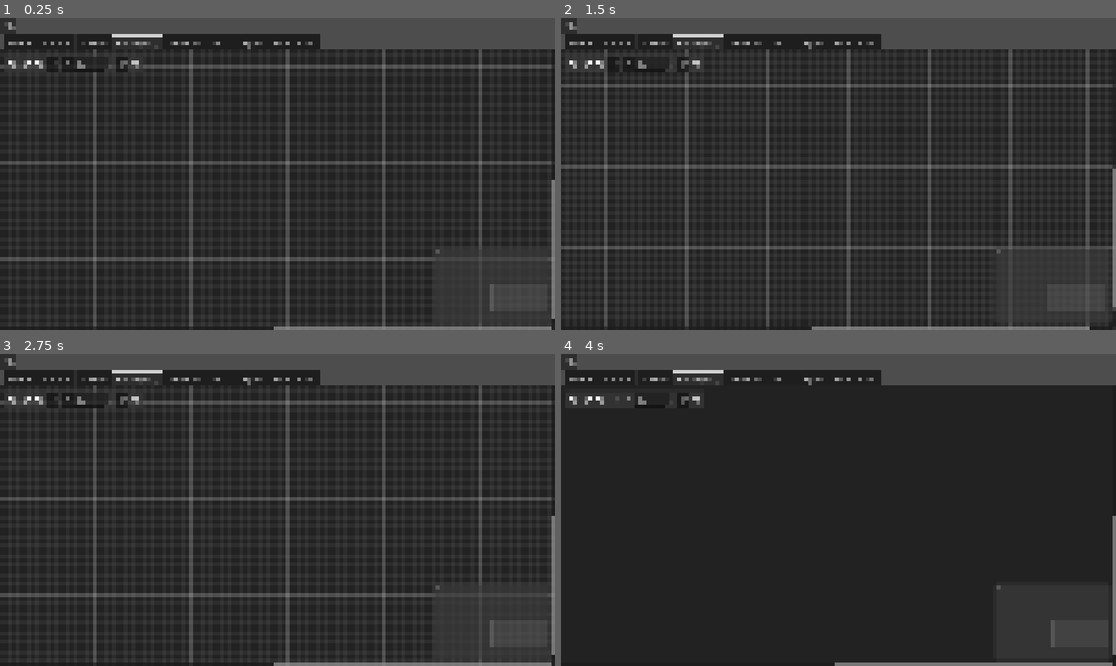
Above: before the commit, frames 1-4 (two rows, left to right).
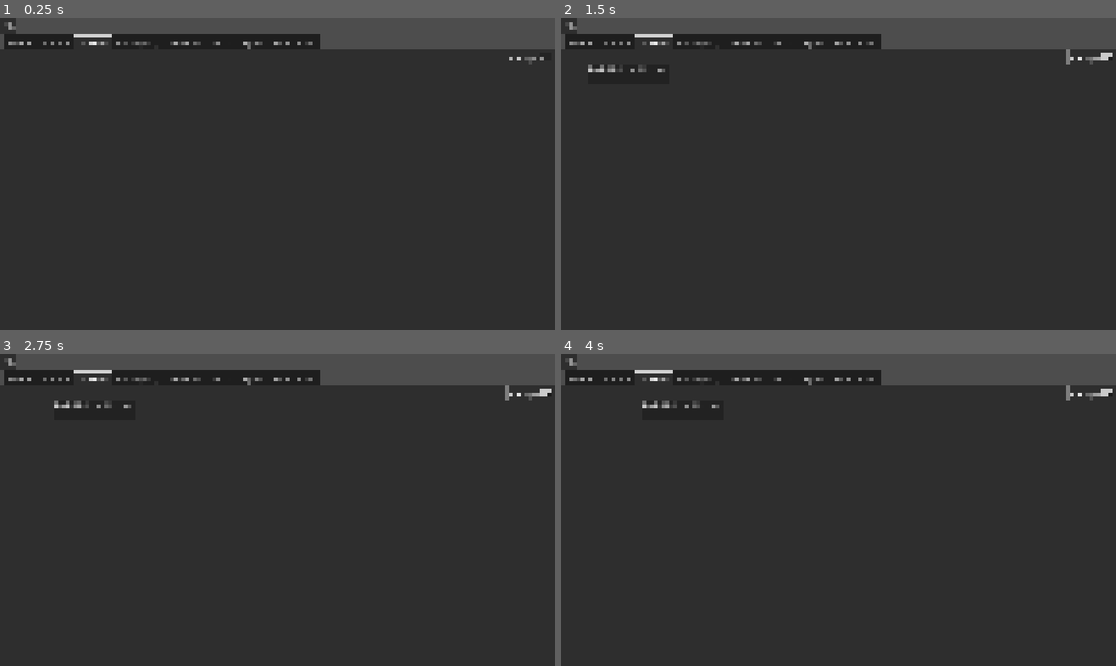
Above: after the commit, the same moments.

Repository: Zondartul/LazyCompGUI
Game: Godot game, scene res://res/ui/main.tscn
Same seed, same stepped clock (60 frames per second), same inputs: the game is played once before the commit and once after it.
Inputs (mouse positions are in pixels of both pictures, inside the frame that each line leads up to):
- Up to frame 1 (0.25 s): no input
- Up to frame 2 (1.5 s): click (1093, 58) at 0.5 s, where only the run after the commit has a clickable "tooltip"; click (572, 61) at 1.27 s
- Up to frame 3 (2.75 s): click (38, 397) at 2.02 s
- Up to frame 4 (4 s): click (616, 397) at 2.77 s; click (627, 397) at 3.52 s

The runs differ from the first frame. In frame 1, 7.5% of the frame differs, in the area x 0-100%, y 5-100%; in frame 2, 9.1%; in frame 3, 7.7%; in frame 4, 1.6%.

Commit message:
better AST, token tooltip

Diff:
--- a/project.godot
+++ b/project.godot
@@ -19,6 +19,7 @@
 
 type_FileHandle="*res://res/logic/file_handle.gd"
 G="*res://res/logic/globals.gd"
+TokenUtils="*res://res/logic/token_utils.gd"
 
 [rendering]
 
--- /dev/null
+++ b/res/logic/token_utils.gd
@@ -0,0 +1,47 @@
+extends Node
+
+
+# Called when the node enters the scene tree for the first time.
+#func _ready() -> void:
+#	pass # Replace with function body.
+
+
+# Called every frame. 'delta' is the elapsed time since the previous frame.
+#func _process(delta: float) -> void:
+#	pass
+
+static func decompress_tok_pos(pos_idx, dict:Dictionary):
+	var pos = dict.positions[pos_idx];
+	var res = {"char_idx":pos.p,
+		"col":pos.c,
+		"line":pos.l,
+		"filename":dict.filenames[pos.f]};
+	return res;
+
+static func decompress_token(tok:Dictionary, dict:Dictionary):
+	var res = tok.duplicate();
+	res.pos1 = decompress_tok_pos(tok.pos1, dict);
+	res.pos2 = decompress_tok_pos(tok.pos2, dict);
+	return res;
+
+static func get_source_text(source_text:String, pos1:Dictionary, pos2:Dictionary, margin=null) -> Array:
+	if((pos1.char_idx == -1) or (pos2.char_idx == -1)): return ["(no src)"];
+	var i1 = pos1.char_idx+1; # warning: correcting the bork bork
+	var i2 = pos2.char_idx+1;
+	assert((i1 != null) and (i2 != null))
+	if(source_text is String and source_text.length()):
+		if(margin == null):
+			return [source_text.substr(i1, i2-i1)];
+		else:
+			var chm1 = max(i1-margin,0);
+			var chm1_s = max(i1,0)-chm1;
+			var S_margin1 = source_text.substr(chm1, chm1_s);
+			var p1 = max(i1,0);
+			var p2 = max(i2,0);
+			var p1_s = p2-p1;
+			var S_src = source_text.substr(p1,p1_s);
+			var chm2 = p2;
+			var chm2_s = margin;
+			var S_margin2 = source_text.substr(chm2, chm2_s);
+			return [S_margin1, S_src, S_margin2];
+	return ["(no src)"];
--- a/res/ui/editor.gd
+++ b/res/ui/editor.gd
@@ -2,6 +2,7 @@
 
 const scene_file_panel = preload("res://res/ui/editor_file_panel.tscn")
 @onready var tabs = $V/tabs
+signal source_text_changed(text);
 
 var files = [];
 
@@ -28,3 +29,7 @@
 	_add_file_tab(file);
 	files.append(file);
 	file.panel.reload();
+	# signal source text
+	var S = file.fd.get_as_text();
+	assert(S is String)
+	source_text_changed.emit(S);
--- a/res/ui/main.gd
+++ b/res/ui/main.gd
@@ -36,9 +36,11 @@
 	main_menu.file_open.connect(file_manager._open_file);
 	main_menu.file_new.connect(file_manager._new_file);
 	file_manager.extension_dispatch.connect(_on_extension_dispatch);
+	view_editor.source_text_changed.connect(view_tokens._on_src_changed);
+	view_editor.source_text_changed.connect(view_parse._on_src_changed);
+
 
 	view_editor._on_file_new(file_manager._new_file());
-
 	pass # Replace with function body.
 
 
--- a/res/ui/main.tscn
+++ b/res/ui/main.tscn
@@ -57,7 +57,7 @@
 [node name="TabContainer" type="TabContainer" parent="V"]
 layout_mode = 2
 size_flags_vertical = 3
-current_tab = 3
+current_tab = 2
 
 [node name="Editor" type="Control" parent="V/TabContainer"]
 visible = false
@@ -83,12 +83,11 @@
 metadata/_tab_index = 1
 
 [node name="Tokens" type="Control" parent="V/TabContainer"]
-visible = false
 layout_mode = 2
 script = ExtResource("4_ulho1")
 metadata/_tab_index = 2
 
-[node name="Text" type="RichTextLabel" parent="V/TabContainer/Tokens"]
+[node name="H" type="HBoxContainer" parent="V/TabContainer/Tokens"]
 layout_mode = 1
 anchors_preset = 15
 anchor_right = 1.0
@@ -96,7 +95,31 @@
 grow_horizontal = 2
 grow_vertical = 2
 
+[node name="Text" type="RichTextLabel" parent="V/TabContainer/Tokens/H"]
+layout_mode = 2
+size_flags_horizontal = 3
+
+[node name="V" type="VBoxContainer" parent="V/TabContainer/Tokens/H"]
+layout_mode = 2
+
+[node name="cb_tooltip" type="CheckButton" parent="V/TabContainer/Tokens/H/V"]
+layout_mode = 2
+text = "tooltip"
+
+[node name="p_tooltip" type="PanelContainer" parent="V/TabContainer/Tokens"]
+visible = false
+layout_mode = 0
+offset_right = 40.0
+offset_bottom = 40.0
+
+[node name="lbl" type="RichTextLabel" parent="V/TabContainer/Tokens/p_tooltip"]
+layout_mode = 2
+text = "Blah blah tooltip text"
+fit_content = true
+autowrap_mode = 0
+
 [node name="Parse (AST)" type="Control" parent="V/TabContainer"]
+visible = false
 layout_mode = 2
 script = ExtResource("5_ban5p")
 metadata/_tab_index = 3
@@ -108,7 +131,7 @@
 anchor_bottom = 1.0
 grow_horizontal = 2
 grow_vertical = 2
-scroll_offset = Vector2(0, -31)
+scroll_offset = Vector2(0, -66)
 
 [node name="Semantic" type="Control" parent="V/TabContainer"]
 visible = false
@@ -143,4 +166,4 @@
 [node name="file_manager" type="Node" parent="logic"]
 script = ExtResource("5_1f27c")
 
-[connection signal="meta_hover_started" from="V/TabContainer/Tokens/Text" to="V/TabContainer/Tokens" method="_on_text_meta_hover_started"]
+[connection signal="meta_hover_started" from="V/TabContainer/Tokens/H/Text" to="V/TabContainer/Tokens" method="_on_text_meta_hover_started"]
--- /dev/null
+++ b/res/ui/node_ast_graph.tscn
@@ -0,0 +1,30 @@
+[gd_scene format=3 uid="uid://cryslhgyiu0nd"]
+
+[node name="GraphNode" type="GraphNode"]
+offset_right = 36.0
+offset_bottom = 55.0
+slot/0/left_enabled = false
+slot/0/left_type = 0
+slot/0/left_color = Color(1, 1, 1, 1)
+slot/0/left_icon = null
+slot/0/right_enabled = false
+slot/0/right_type = 0
+slot/0/right_color = Color(1, 1, 1, 1)
+slot/0/right_icon = null
+slot/0/draw_stylebox = true
+
+[node name="PanelContainer" type="PanelContainer" parent="."]
+layout_mode = 2
+
+[node name="H" type="HBoxContainer" parent="PanelContainer"]
+layout_mode = 2
+size_flags_vertical = 3
+
+[node name="rtl_src" type="RichTextLabel" parent="PanelContainer/H"]
+layout_mode = 2
+fit_content = true
+autowrap_mode = 0
+
+[node name="btn_children" type="Button" parent="PanelContainer/H"]
+layout_mode = 2
+text = ">"
--- a/res/ui/parse.gd
+++ b/res/ui/parse.gd
@@ -4,7 +4,9 @@
 
 var nodeinfos = {};
 var ni_root;
-const ch_step = Vector2(0,80);
+const ch_step = Vector2(0,120);
+const scene_node_ast_graph = preload("res://res/ui/node_ast_graph.tscn")
+var source_text;
 
 class NodeInfo:
 	var tok:Dictionary;
@@ -17,8 +19,14 @@
 	OS.low_processor_usage_mode = true;
 	#Graph.node_selected.connect(_on_node_selected);
 
+func _lookup_src_text(pos1:Dictionary, pos2:Dictionary):
+	return TokenUtils.get_source_text(source_text, pos1, pos2)[0];
+
+func _on_src_changed(txt:String):
+	source_text = txt;
+
 func _make_node(ni:NodeInfo):
-	var node = GraphNode.new();
+	var node = scene_node_ast_graph.instantiate(); #GraphNode.new();
 
 	# slots
 	node.set_slot(0,true,0,Color.WHITE,false,0,Color.WHITE)
@@ -27,46 +35,51 @@
 			node.add_child(Control.new())
 			node.set_slot(1+i,false,0,Color.WHITE,true,0,Color.WHITE);
 
+	node.title = str(ni.tok.type);
+	#var lbl1 = node.find_child("lbl_text");
+	#lbl1.text = str(ni.tok.type);
+	var rtl2 = node.find_child("rtl_src");
+	if(ni.tok.text.length() != 0): rtl2.append_text("[color=yellow]%s[/color]\n" % str(ni.tok.text));
+	rtl2.append_text("[color=dark gray]pos1: %d, pos2: %d[/color]\n" % [ni.tok.pos1.char_idx, ni.tok.pos2.char_idx]);
+	rtl2.add_text(_lookup_src_text(ni.tok.pos1, ni.tok.pos2));
 	# VBox to hold everything
-	var Vbox = VBoxContainer.new()
-	node.add_child(Vbox);
-	Vbox.size = node.size;
+	#var Vbox = VBoxContainer.new()
+	#node.add_child(Vbox);
+	#Vbox.size = node.size;
+	#Vbox.anchor_bottom = ANCHOR_END;
+	#Vbox.anchor_top = ANCHOR_BEGIN;
+	#Vbox.anchor_left = ANCHOR_BEGIN;
+	#Vbox.anchor_right = ANCHOR_END;
+	# title and body text
+	#node.title = str(ni.tok.text);
+	#var lbl = Label.new();
+	#lbl.text = str(ni.tok.type);
+	#Vbox.add_child(lbl);
 
-	# title and body text
-	node.title = str(ni.tok.text);
-	var lbl = Label.new();
-	lbl.text = str(ni.tok.type);
-	Vbox.add_child(lbl);
+	# source text
+	#var lbl2 = Label.new();
+	#lbl2.text = _lookup_src_text(ni.tok.pos1, ni.tok.pos2);
+	#Vbox.add_child(lbl2);
 
 	# button for more children
+	var btn = node.find_child("btn_children"); #Button.new();
 	if(ni.ni_children):
-		var btn = Button.new();
-		btn.text = "%d children" % ni.ni_children.size()
-		btn.size_flags_horizontal = Control.SIZE_EXPAND;
-		btn.size_flags_vertical = Control.SIZE_EXPAND;
-		Vbox.add_child(btn);
+		btn.text = "%d >" % ni.ni_children.size()
+		#btn.size_flags_horizontal = Control.SIZE_EXPAND;
+		#btn.size_flags_vertical = Control.SIZE_EXPAND;
+		#Vbox.add_child(btn);
 		btn.pressed.connect(_on_node_selected.bind(node));
+	else:
+		btn.hide();
 	return node;
 
-func decompress_tok_pos(pos_idx, dict:Dictionary):
-	var pos = dict.positions[pos_idx];
-	var res = {"char_idx":pos.p,
-		"col":pos.c,
-		"line":pos.l,
-		"filename":dict.filenames[pos.f]};
-	return res;
 
-func decompress_token(tok:Dictionary, dict:Dictionary):
-	var res = tok.duplicate();
-	res.pos1 = decompress_tok_pos(tok.pos1, dict);
-	res.pos2 = decompress_tok_pos(tok.pos2, dict);
-	return res;
 
 var max_ast_nodes = 0;
 
 func _ast_to_nodeinfo(ast, parent, dict):
 	var ni = NodeInfo.new();
-	ni.tok = decompress_token(ast.tok, dict);
+	ni.tok = TokenUtils.decompress_token(ast.tok, dict);
 	ni.ni_parent = parent;
 	ni.node_tok = null;
 	ni.is_node_tok_open = false;
@@ -127,30 +140,46 @@
 func _move_neighbors_down(ni:NodeInfo): _move_neighbors(ni,true)
 func _move_neighbors_up(ni:NodeInfo): _move_neighbors(ni,false);
 func _move_neighbors(ni:NodeInfo, down:bool):
-	var step = ch_step;
-	if not down: step.y = -step.y;
 	# move everything below this node down by ch_pos
 	var node = ni.node_tok;
+
+	#var step = ch_step;
+	#if not down: step.y = -step.y;
+	#var offset = step*ni.ni_children.size();
+	var offset = Vector2(0,node.size.y);
+	if not down: offset.y = -offset.y;
+
 	for node_i in nodeinfos.keys():
 		var ni2 = nodeinfos[node_i]
 		if(ni2.node_tok):
 			var node2 = ni2.node_tok;
 			if(node2.position_offset.y > node.position_offset.y):
-				node2.position_offset += step*ni.ni_children.size();
+				node2.position_offset += offset;
+
+func _graphnode_get_corners(node):
+	var np:Vector2 = node.position_offset;
+	var ns:Vector2 = node.size;
+	var c_nw = Vector2(np.x, np.y);
+	var c_ne = Vector2(np.x + ns.x, np.y);
+	var c_sw = Vector2(np.x, np.y+ns.y);
+	var c_se = Vector2(np.x + ns.x, np.y+ns.y);
+	return {"nw":c_nw, "ne":c_ne, "sw":c_sw, "se":c_se};
 
 func _open_ni(ni:NodeInfo):
 	if(ni.ni_children == null): return;
 	assert(ni.is_node_tok_open == false);
 	ni.is_node_tok_open = true;
-	var ch_offset = Vector2(300,80);
-	var ch_pos = ni.node_tok.position_offset;
-
+	var corner = _graphnode_get_corners(ni.node_tok).ne;
+	var ch_offset = corner + Vector2(32,0);
+	var ch_pos = Vector2(0,0);
 	_move_neighbors_down(ni);
 
 	var node_pr = ni.node_tok;
 	var idx = 0;
 	for ni_ch in ni.ni_children:
-		_instance_ni(ni_ch, ch_offset + ch_pos);
+		var ch_node = _instance_ni(ni_ch, ch_offset + ch_pos);
+		#var ch_corner = _graphnode_get_corners(ch_node).sw;
+		ch_pos.y += ch_node.size.y;#(ch_corner - ch_offset);
 		var node_ch = ni_ch.node_tok;
 		Graph.connect_node(node_pr.name,idx,node_ch.name,0);
 		idx += 1;
--- a/res/ui/tokens.gd
+++ b/res/ui/tokens.gd
@@ -1,15 +1,31 @@
 extends Control
 
-@onready var Text = $Text;
+@onready var Text = $H/Text;
+@onready var cb_tooltip = $H/V/cb_tooltip;
+@onready var p_tooltip = $p_tooltip;
+@onready var p_tooltip_lbl = $p_tooltip/lbl;
 
 var tokens = [];
+var source_text;
 # Called when the node enters the scene tree for the first time.
 func _ready() -> void:
+	cb_tooltip.pressed.connect(_on_cb_tooltip_pressed);
 	pass # Replace with function body.
+
+func _on_src_changed(text):
+	source_text = text;
+
+func _on_cb_tooltip_pressed()->void:
+	if(cb_tooltip.button_pressed):	p_tooltip.show();
+	else:							p_tooltip.hide();
 
 
 # Called every frame. 'delta' is the elapsed time since the previous frame.
-#func _process(delta: float) -> void:
+func _process(delta: float) -> void:
+	if(cb_tooltip.button_pressed):
+		const offset = Vector2(32,0);
+		var pos = get_viewport().get_mouse_position();
+		p_tooltip.global_position = pos+offset;
 #	pass
 
 var type_colors = {
@@ -37,17 +53,39 @@
 	Text.clear();
 	assert(json["file_type"] == "tokens");
 	for jsn_tok in json["data"]:
-		#print(jsn_tok);
-		tokens.push_back(jsn_tok);
-		_set_tok_color(jsn_tok);
+		var tok = TokenUtils.decompress_token(jsn_tok, json["dict"]);
+		tokens.push_back(tok);
+
+		# paint on the RichTextLabel:
+		_set_tok_color(tok);
 		var current_tok_idx = tokens.size()-1;
 		Text.push_meta(current_tok_idx, RichTextLabel.META_UNDERLINE_ON_HOVER);
-		Text.add_text(jsn_tok["text"]);
+		Text.add_text(tok.text);
 		Text.pop_all();
 
 
 func _on_text_meta_hover_started(meta: Variant) -> void:
-	var tok_idx = meta;
-	var tok = tokens[tok_idx];
-	var tok_str = str(tok);
-	print("mouseover: token "+tok_str);
+	if(cb_tooltip.button_pressed):
+		var tok_idx = meta;
+		var tok = tokens[tok_idx];
+
+		p_tooltip_lbl.clear();
+		p_tooltip_lbl.add_text("text: "+str(tok.text)+
+		"\ntype: "+str(tok.type)+
+		"\npos1:"+str(tok.pos1)+
+		"\npos2:"+str(tok.pos2));
+
+		#source text with margin, if any
+		p_tooltip_lbl.add_text("\n");
+		const margin = 5;
+		var snips = TokenUtils.get_source_text(source_text, tok.pos1, tok.pos2, margin);
+		if(snips.size() == 3):
+			var margin1 = snips[0];
+			var src = 	  snips[1];
+			var margin2 = snips[2];
+			p_tooltip_lbl.append_text("[color=gray]"+margin1+"[/color][color=white][u]"+src+"[/u][/color][color=gray]"+margin2+"[/color]");
+		elif(snips.size() == 1):
+			var src = snips[0];
+			p_tooltip_lbl.append_text("[color=yellow]"+src+"[/color]");
+		else:
+			p_tooltip_lbl.append_text("[color=red](no src)[/color]");
